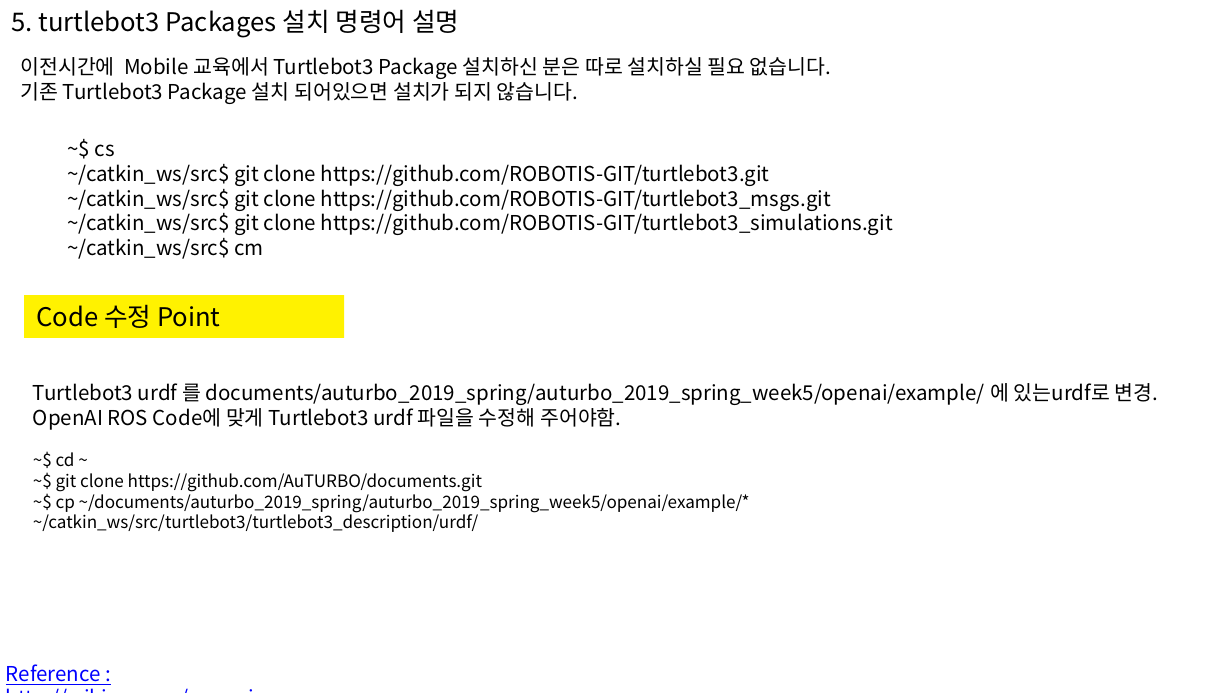
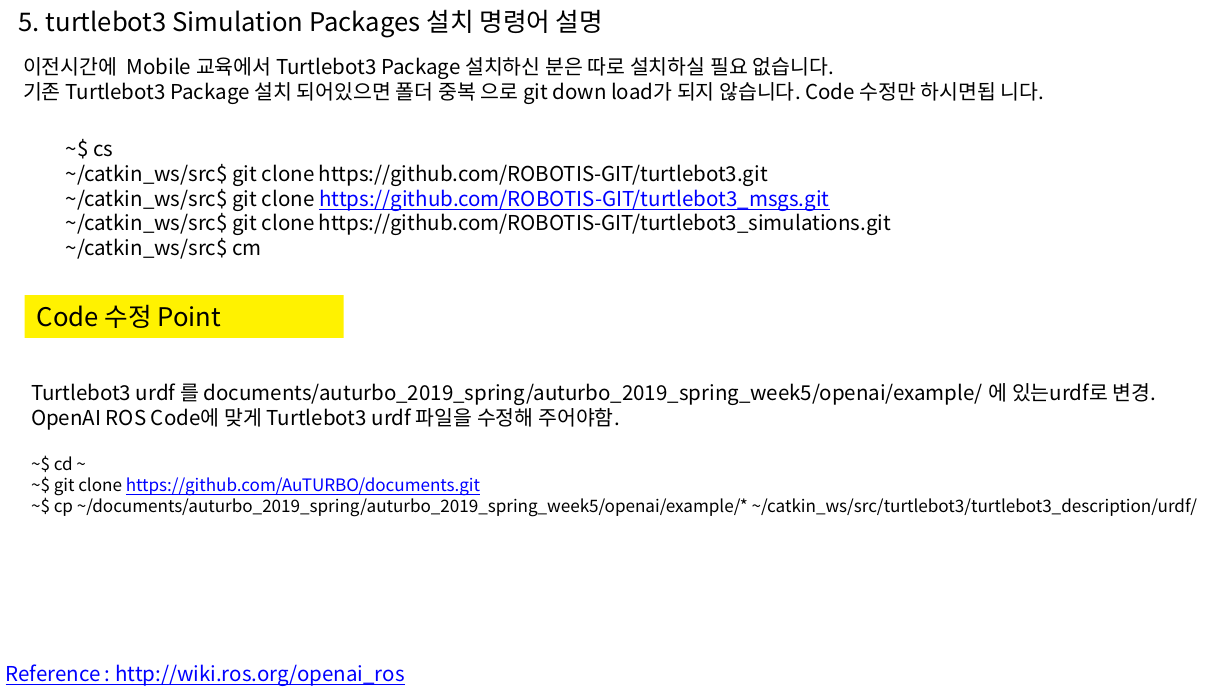
Before and after one commit to jeongam5785/documents, a slide deck: slide 14 of auturbo_2019_spring/auturbo_2019_spring_week5/openai/openai_ros.odp (slide 10 before the commit). Drawn at 1232x693 pixels with LibreOffice and Linux fonts; fonts in the diff are those of the drawing; background and template pictures are left out. Boxes give left, top, right and bottom in pixels: in the first picture for what was removed or moved away, otherwise in the second. Text is boxed around its words. In the diff, an @@ line names an element or a change of style, - is before the commit and + after.

Commit message:
openai_mody

```diff
--- a/auturbo_2019_spring/auturbo_2019_spring_week5/openai/openai_ros.odp
+++ b/auturbo_2019_spring/auturbo_2019_spring_week5/openai/openai_ros.odp
@@ text at box(19, 9, 603, 38): text changed @@
-5. turtlebot3 Packages 설치 명령어 설명
+5. turtlebot3 Simulation Packages 설치 명령어 설명
@@ text at box(23, 82, 1045, 104): text changed @@
-기존 Turtlebot3 Package 설치 되어있으면 설치가 되지 않습니다.
+기존 Turtlebot3 Package 설치 되어있으면 폴더 중복 으로 git down load가 되지 않습니다. Code 수정만 하시면됩 니다.
@@ text at box(66, 185, 829, 211): text colour #000000 to #0000FF, underline on in "https://github.com/ROBOTIS-GIT/turtlebot3_msgs.git" @@
@@ text at box(54, 477, 480, 496): text colour #000000 to #0000FF, underline on in "https://github.com/AuTURBO/documents.git" @@
@@ text "Reference : http://wiki.ros.org/openai_ros" rewrapped from box(6, 664, 101, 685) to box(6, 664, 404, 686) @@
```
Also in this commit, not shown: 15 other slides changed, 10 slides added, 2 slides removed, 1 other file.
